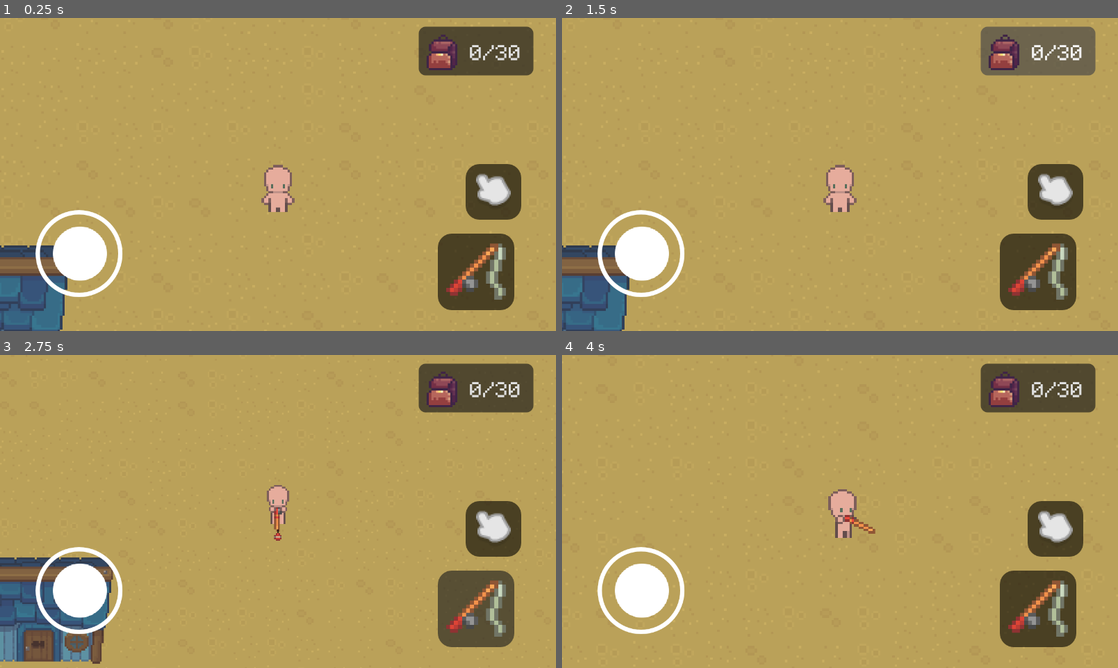
Above: before the commit, frames 1-4 (two rows, left to right).
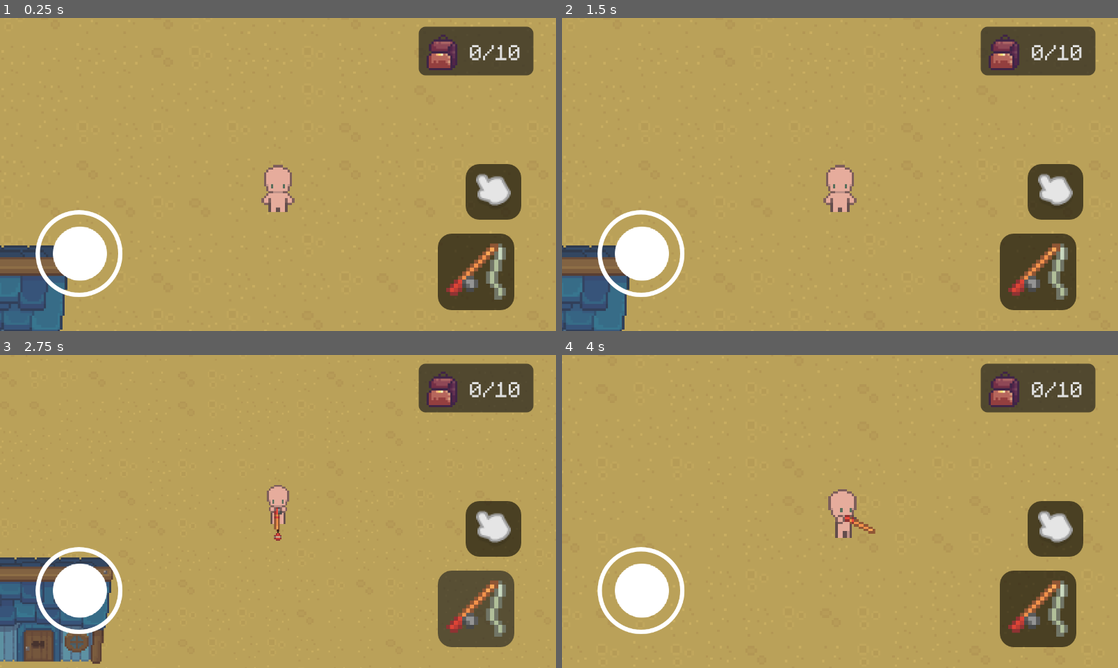
Above: after the commit, the same moments.

Repository: minotaa/rhode-island
Game: Godot game, scene res://scenes/game.tscn
Two runs of this game, one before a commit and one after it. Both use one fixed random seed, a clock stepped at 60 frames per second and the inputs below.
Inputs (mouse positions are in pixels of both pictures, inside the frame that each line leads up to; where the layout moved, square brackets give the same spot in the first picture):
- Up to frame 1 (0.25 s): no input
- Up to frame 2 (1.5 s): click "0/30" (after the commit: "0/10") at 0.5 s; click (1067, 71) [1040, 52] at 1.25 s
- Up to frame 3 (2.75 s): click (478, 608) at 2 s
- Up to frame 4 (4 s): move the mouse to (962, 495) at 2.77 s; hold D (right) 2.78-3.5 s; hold F (fish) 2.78-3.5 s; click (962, 495) at 2.92 s; drag from (728, 527) to (812, 574) at 3.52 s

The runs differ from the first frame. In frame 1, less than 0.1% of the frame differs, in the area x 89-92%, y 8-14%; in frame 2, 2.5%, in the area x 75-96%, y 2-19%; in frame 3, less than 0.1%; in frame 4, less than 0.1%.

Commit message:
add inventory

Diff:
--- /dev/null
+++ b/scenes/inventory_item.tscn
@@ -0,0 +1,39 @@
+[gd_scene load_steps=6 format=3 uid="uid://dny5dpp5udtmc"]
+
+[ext_resource type="Script" path="res://scripts/ui_inventory_item.gd" id="1_18ifh"]
+[ext_resource type="FontFile" uid="uid://bme4hmnvjn66d" path="res://assets/fonts/Monogram (1).ttf" id="2_gmhmb"]
+[ext_resource type="Texture2D" uid="uid://cx7ixo6i5r7aw" path="res://assets/tiles/fish_all.png" id="3_oonsq"]
+
+[sub_resource type="LabelSettings" id="LabelSettings_tbull"]
+font = ExtResource("2_gmhmb")
+font_size = 60
+
+[sub_resource type="AtlasTexture" id="AtlasTexture_etqo5"]
+atlas = ExtResource("3_oonsq")
+region = Rect2(0, 0, 16, 16)
+
+[node name="InventoryItem" type="Control"]
+auto_translate_mode = 1
+layout_mode = 3
+anchor_right = 0.9
+anchor_bottom = 0.089
+offset_bottom = -0.0800018
+script = ExtResource("1_18ifh")
+
+[node name="Label" type="Label" parent="."]
+auto_translate_mode = 1
+texture_filter = 1
+layout_mode = 0
+offset_left = 88.0
+offset_right = 272.0
+offset_bottom = 48.0
+text = "your mom"
+label_settings = SubResource("LabelSettings_tbull")
+
+[node name="Texture" type="TextureRect" parent="."]
+auto_translate_mode = 1
+texture_filter = 1
+layout_mode = 0
+offset_right = 64.0
+offset_bottom = 64.0
+texture = SubResource("AtlasTexture_etqo5")
--- a/scenes/ui.tscn
+++ b/scenes/ui.tscn
@@ -7,6 +7,7 @@
 [ext_resource type="Script" path="res://scripts/TouchScreenButton2.gd" id="5_2dgu2"]
 [ext_resource type="Texture2D" uid="uid://rgtcvu7rq60h" path="res://assets/tiles/cursorHand_grey.png" id="6_txnld"]
 [ext_resource type="FontFile" uid="uid://bme4hmnvjn66d" path="res://assets/fonts/Monogram (1).ttf" id="7_ak3u0"]
+[ext_resource type="Script" path="res://scripts/touch_screen_button2.gd" id="8_dm5ih"]
 [ext_resource type="Script" path="res://scripts/touch_screen_button.gd" id="8_hrldg"]
 [ext_resource type="Texture2D" uid="uid://hkvhgy68mbwt" path="res://assets/other icons/Backpack.png" id="8_otfdw"]
 
@@ -64,8 +65,8 @@
 font = ExtResource("7_ak3u0")
 font_size = 72
 
-[sub_resource type="RectangleShape2D" id="RectangleShape2D_dyjjo"]
-size = Vector2(284, 110)
+[sub_resource type="RectangleShape2D" id="RectangleShape2D_21cbf"]
+size = Vector2(115, 115)
 
 [sub_resource type="StyleBoxEmpty" id="StyleBoxEmpty_s8ee3"]
 
@@ -101,6 +102,9 @@
 expand_margin_top = 12.0
 expand_margin_right = 12.0
 expand_margin_bottom = 12.0
+
+[sub_resource type="RectangleShape2D" id="RectangleShape2D_dyjjo"]
+size = Vector2(284, 125)
 
 [sub_resource type="StyleBoxFlat" id="StyleBoxFlat_xgjoy"]
 bg_color = Color(0.243137, 0.243137, 0.243137, 0.807843)
@@ -263,6 +267,62 @@
 text = "12:00 AM"
 label_settings = SubResource("LabelSettings_o1pwl")
 
+[node name="Inventory" type="Control" parent="Main"]
+visible = false
+layout_mode = 1
+anchor_left = 0.05
+anchor_top = 0.089
+anchor_right = 0.956
+anchor_bottom = 0.944
+offset_top = -0.0800018
+offset_right = 0.319946
+offset_bottom = 0.319946
+grow_horizontal = 2
+grow_vertical = 2
+
+[node name="Panel" type="Panel" parent="Main/Inventory"]
+layout_mode = 0
+offset_right = 1160.0
+offset_bottom = 616.0
+
+[node name="GridContainer" type="VBoxContainer" parent="Main/Inventory"]
+layout_mode = 1
+anchors_preset = -1
+anchor_left = 0.055
+anchor_top = 0.104
+anchor_right = 0.938
+anchor_bottom = 0.935
+offset_left = 0.199997
+offset_top = -0.064003
+offset_right = -0.0800781
+offset_bottom = 0.039978
+theme_override_constants/separation = 64
+
+[node name="TouchScreenButton" type="TouchScreenButton" parent="Main/Inventory"]
+position = Vector2(1096, 56)
+shape = SubResource("RectangleShape2D_21cbf")
+script = ExtResource("8_dm5ih")
+
+[node name="Button" type="Button" parent="Main/Inventory/TouchScreenButton"]
+texture_filter = 1
+anchors_preset = 3
+anchor_left = 1.0
+anchor_top = 1.0
+anchor_right = 1.0
+anchor_bottom = 1.0
+offset_left = -32.0
+offset_top = -32.0
+offset_right = 40.0
+offset_bottom = 40.0
+grow_horizontal = 0
+grow_vertical = 0
+theme_override_styles/focus = SubResource("StyleBoxEmpty_s8ee3")
+theme_override_styles/hover = SubResource("StyleBoxFlat_dn5yn")
+theme_override_styles/pressed = SubResource("StyleBoxFlat_dq7gx")
+theme_override_styles/normal = SubResource("StyleBoxFlat_jtexw")
+icon = ExtResource("8_otfdw")
+expand_icon = true
+
 [node name="Inventory Button" type="Control" parent="Main"]
 layout_mode = 1
 anchors_preset = 1
@@ -295,31 +355,6 @@
 icon = ExtResource("8_otfdw")
 expand_icon = true
 
-[node name="Inventory" type="Control" parent="Main"]
-visible = false
-layout_mode = 1
-anchors_preset = 15
-anchor_right = 1.0
-anchor_bottom = 1.0
-grow_horizontal = 2
-grow_vertical = 2
-
-[node name="Panel" type="Panel" parent="Main/Inventory"]
-layout_mode = 0
-offset_left = 64.0
-offset_top = 64.0
-offset_right = 1224.0
-offset_bottom = 680.0
-
-[node name="GridContainer" type="GridContainer" parent="Main/Inventory"]
-visible = false
-layout_mode = 0
-offset_left = 96.0
-offset_top = 96.0
-offset_right = 1184.0
-offset_bottom = 648.0
-columns = 6
-
 [node name="FishProgressBar" type="ProgressBar" parent="."]
 visible = false
 texture_filter = 1
@@ -374,5 +409,7 @@
 [connection signal="released" from="Main/Buttons/TouchScreenButton" to="Main/Buttons/TouchScreenButton" method="_on_released"]
 [connection signal="pressed" from="Main/Buttons/TouchScreenButton2" to="Main/Buttons/TouchScreenButton2" method="_on_pressed"]
 [connection signal="released" from="Main/Buttons/TouchScreenButton2" to="Main/Buttons/TouchScreenButton2" method="_on_released"]
+[connection signal="pressed" from="Main/Inventory/TouchScreenButton" to="Main/Inventory/TouchScreenButton" method="_on_pressed"]
+[connection signal="released" from="Main/Inventory/TouchScreenButton" to="Main/Inventory/TouchScreenButton" method="_on_released"]
 [connection signal="pressed" from="Main/Inventory Button/TouchScreenButton" to="Main/Inventory Button/TouchScreenButton" method="_on_pressed"]
 [connection signal="released" from="Main/Inventory Button/TouchScreenButton" to="Main/Inventory Button/TouchScreenButton" method="_on_released"]
--- a/scripts/Inventory.gd
+++ b/scripts/Inventory.gd
@@ -2,7 +2,7 @@
 class_name Inventory
 
 var list = []
-var max_capacity = 30
+var max_capacity = 10
 
 func size() -> int:
 	return list.size()
@@ -14,9 +14,9 @@
 	return list.size() >= max_capacity
 
 func add_item(item: ItemStack) -> void:
-	for items in list: # Checks for existing items.
-		if items.id == item.id:
-			var prev = list[list.find(items)]
+	for i in list: # Checks for existing items.
+		if i.type.id == item.type.id:
+			var prev = list[list.find(i)]
 			prev.amount += item.amount
 			return
 	list.append(item)
--- a/scripts/Player.gd
+++ b/scripts/Player.gd
@@ -11,6 +11,7 @@
 var last_direction = "down"
 var this_is_stupid_and_just_straight_up_bad_code = true
 var bobber_object = preload("res://scenes/bobber.tscn")
+var inventory_item_object = preload("res://scenes/inventory_item.tscn")
 var fish_object = preload("res://scenes/fish.tscn")
 var fishing = false
 var reeling = false
@@ -22,6 +23,26 @@
 
 func open_inventory() -> void:
 	$UI/Main/Inventory.visible = !$UI/Main/Inventory.visible
+	if $UI/Main/Inventory.visible == true:
+		$UI/Main/Joystick.visible = false
+		$"UI/Main/Inventory Button".visible = false
+		$UI/Main/Buttons.visible = false
+	else:
+		$UI/Main/Joystick.visible = true
+		$UI/Main/Buttons.visible = true
+		$"UI/Main/Inventory Button".visible = true
+	for children in $UI/Main/Inventory/GridContainer.get_children():
+		children.queue_free()
+	var count = 0
+	for i in inventory.list:
+		var object = inventory_item_object.instantiate()
+		object.position = Vector2(0, count * 32)
+		if i.type is Fish:
+			object.set_sprite(i.type.atlas_region_x, i.type.atlas_region_y, i.type.atlas_region_w, i.type.atlas_region_h)
+		object.set_text("x" + str(i.amount) + " " + i.type.name + "\t" + ".................." + str(i.type.sell_price) + "g")
+		count += 1
+		$UI/Main/Inventory/GridContainer.add_child(object)
+
 
 func fish() -> void:
 	reeling = false
@@ -32,6 +53,7 @@
 	var your_odds = 0
 	print("Fishing timer started...")
 	while (fishing == true):
+		bobber.set_emitting(false)
 		print("Odds: " + str(odds) + " | Your Odds: " + str(your_odds))
 		if your_odds >= odds:
 			Input.vibrate_handheld(500)
@@ -46,6 +68,8 @@
 			#$Lightbulb.visible = true
 			reeling = true
 			return
+		if randi_range(0, 10) <= 2:
+			bobber.set_emitting(true)
 		await get_tree().create_timer(0.85).timeout
 		your_odds += randi_range(15, 25) + ($UI/FishProgressBar.value * 0.25)
 
@@ -177,7 +201,6 @@
 			bobber_fish.global_position = bobber.global_position
 		else:
 			fishing = false
-			print(bobber_fish.type)
 			var item = ItemStack.new()
 			item.amount = 1
 			item.type = items.get_from_id(bobber_fish.type)
--- /dev/null
+++ b/scripts/touch_screen_button2.gd
@@ -0,0 +1,7 @@
+extends TouchScreenButton
+
+func _on_pressed() -> void:
+	Input.action_press("open_inventory")
+
+func _on_released() -> void:
+	Input.action_release("open_inventory")
--- /dev/null
+++ b/scripts/ui_inventory_item.gd
@@ -0,0 +1,16 @@
+extends Control
+
+var fish = preload("res://assets/tiles/fish_all.png")
+var type: int
+
+func set_type(type: int):
+	self.type = type
+
+func set_sprite(x, y, w, h):
+	var atlas = AtlasTexture.new()
+	atlas.atlas = fish
+	atlas.region = Rect2(x, y, w, h)
+	$Texture.texture = atlas
+
+func set_text(text) -> void:
+	$Label.text = text
Not shown, changed: assets/fonts/PeaberryMono.ttf.import
Not shown: 1 places in scenes/ui.tscn that only renumber resources
